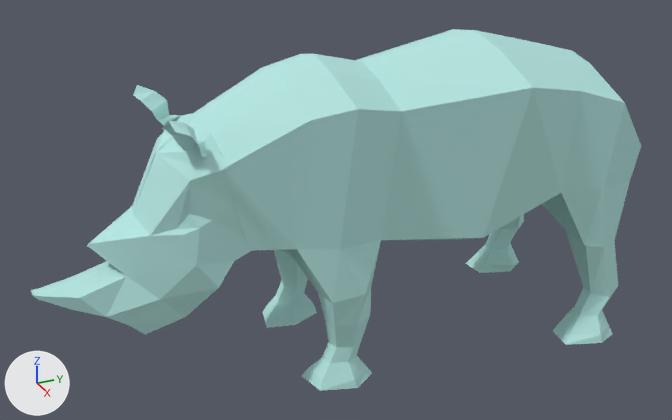
What one commit did to the Blender file Akbota/rhino.blend.
One viewpoint serves both versions: a 50 mm lens placed at (20.28, -7.08, 7.58), pointed at (5.03, -0.22, -0.05). The lights are fixed; the arrows at lower left show +X, +Y and +Z.

Objects in the first picture: 'Куб'.
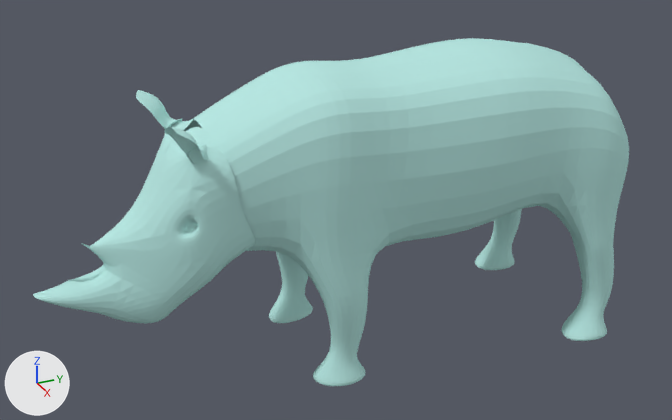
Location of each change, (x1, y1, x2, y2) in pixels of the pictures (672 x 420 px; the box of a moved part takes in the faces that stretch with it):
'Куб', reshaped, moved, modifiers changed: before (31, 29, 641, 391); after (33, 38, 629, 386)
part 1 of me_куб_001, moved or reshaped: before (39, 220, 234, 335); after (46, 228, 233, 324)
part 2 of me_куб_001, built on: before (132, 114, 210, 235); after (132, 118, 209, 239)

The change, as a diff of the scene's bpy script:
```diff
--- a/Akbota/rhino.blend.py
+++ b/Akbota/rhino.blend.py
@@ me_куб_001 @@
 me_куб_001.from_pydata(...)  # 217 vertices, 188 faces; spans x -0.01..1.18, y -4.06..2.14, z -1.47..1.79
 # used by ob_куб; location = (5.07, 1.87, -0.25); scale = (1.96, 1.96, 1.96)
 # verts and faces of me_куб_001; kept vertices keep their numbers, new ones are numbered from 217
 # before: 120 (0.27, -3.14, -0.66) at pixel (145, 334), 124 (0.39, -2.77, -0.49) at pixel (185, 316), 126 (0.62, -2.51, -0.13) at pixel (218, 287), 132 (0.0, -3.1, -0.79), 135 (0.0, -2.69, -0.63)
 # before: 157 (0.0, -3.71, -0.11) at pixel (70, 281), 161 (0.0, -3.53, 0.22) at pixel (86, 246)
 # before: 127 (0.46, -2.81, 0.45) at pixel (177, 228), 138 (0.0, -2.85, 1.0) at pixel (154, 153), 143 (0.53, -2.78, 0.41) at pixel (183, 235), 144 (0.58, -2.64, 0.47) at pixel (199, 228), 168 (0.5, -2.7, 0.59) at pixel (189, 213)
+# me_куб_001 part 1
+verts[120] = (0.28, -2.98, -0.61)  # moved
+verts[124] = (0.39, -2.87, -0.37)  # moved
+verts[135] = (0.0, -2.79, -0.51)  # moved
+verts[126] = (0.62, -2.51, -0.06)  # moved
+verts[132] = (0.0, -2.93, -0.67)  # moved
+verts[157] = (0.0, -3.74, -0.06)  # moved
+verts[161] = (0.0, -3.6, 0.29)  # moved
+# me_куб_001 part 2
+delete_faces([(127, 143, 144, 168)])
+verts[138] = (0.0, -2.84, 1.0)  # moved
+verts[217] = (0.44, -2.65, 0.56)
+verts[218] = (0.39, -2.76, 0.42)
+verts[219] = (0.47, -2.73, 0.38)
+verts[220] = (0.51, -2.59, 0.44)
+faces += [(143, 144, 220, 219), (217, 218, 219, 220), (127, 143, 219, 218), (144, 168, 217, 220), (127, 218, 217, 168)]
 me_куб_001.materials.append(mat_материал)
@@ ob_куб @@
 ob_куб = bpy.data.objects.new('Куб', me_куб_001)
-ob_куб.location = (5.07, 1.87, -0.25)
+ob_куб.location = (5.07, 1.89, -0.3)
 ob_куб.scale = (1.96, 1.96, 1.96)
@@ ob_куб @@
 _m = ob_куб.modifiers.new('Симметрия', 'MIRROR')
 _m.use_clip = True
+_m = ob_куб.modifiers.new('Подразделения', 'SUBSURF')
```
